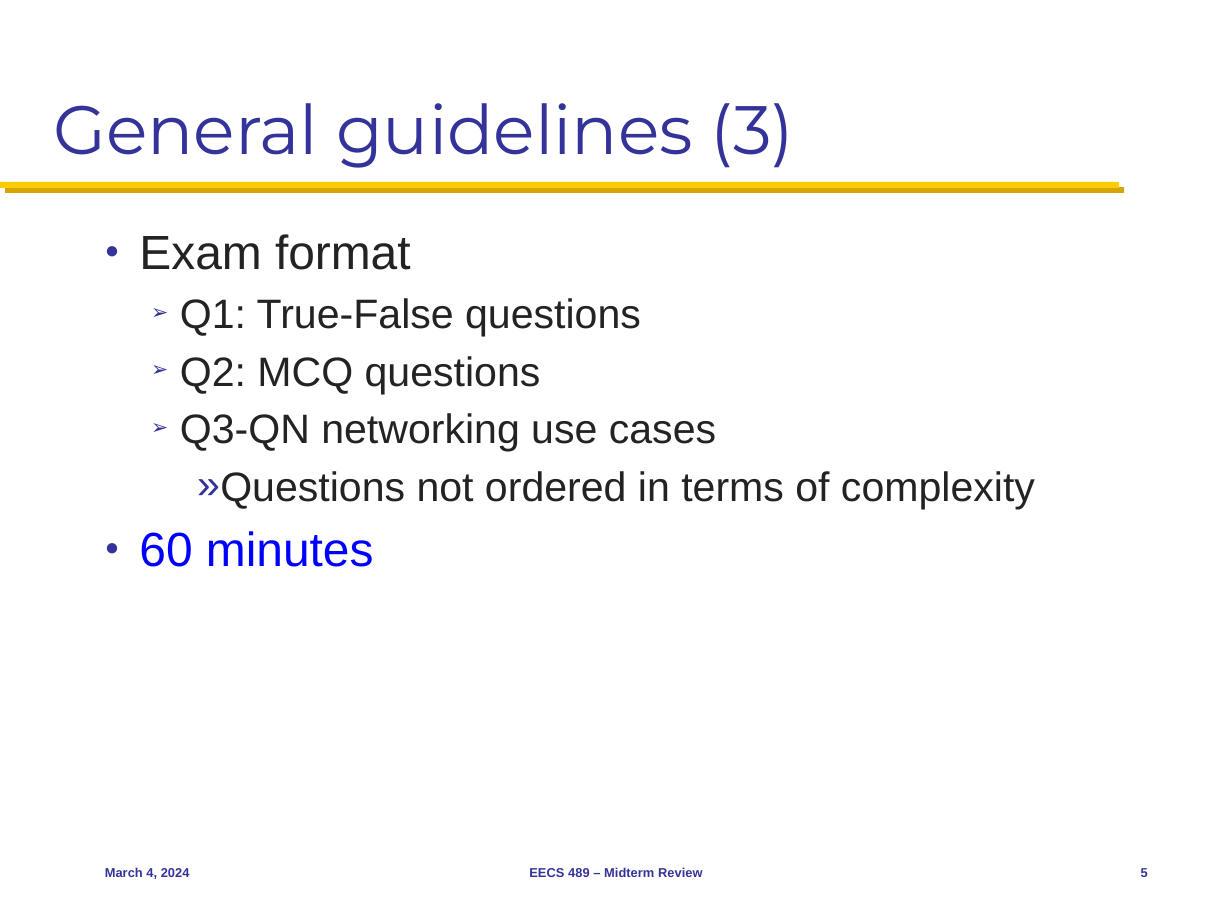
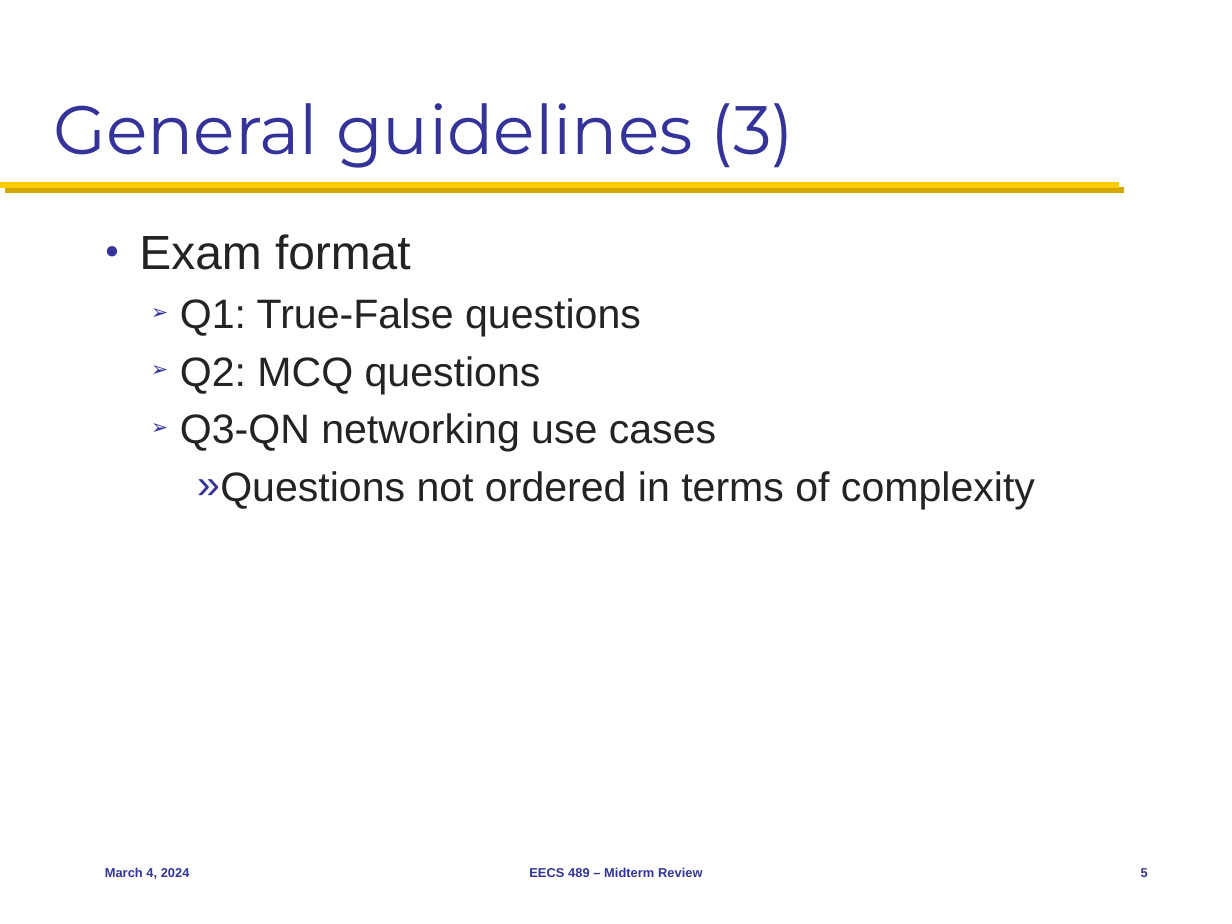
Before and after one commit to mosharaf/eecs489, a slide deck: slide 5 of Slides/030424.pptx. Drawn at 1232x924 pixels with LibreOffice and Linux fonts; fonts in the diff are those of the drawing. Boxes give left, top, right and bottom in pixels: in the first picture for what was removed or moved away, otherwise in the second. Text is boxed around its words. In the diff, an @@ line names an element or a change of style, - is before the commit and + after.

```diff
--- a/Slides/030424.pptx
+++ b/Slides/030424.pptx
@@ text at bbox=[139, 531, 374, 567]: paragraph removed @@
-● 60 minutes
```
Also in this commit, not shown: 5 other slides changed, 1 slide added, 1 other file.
